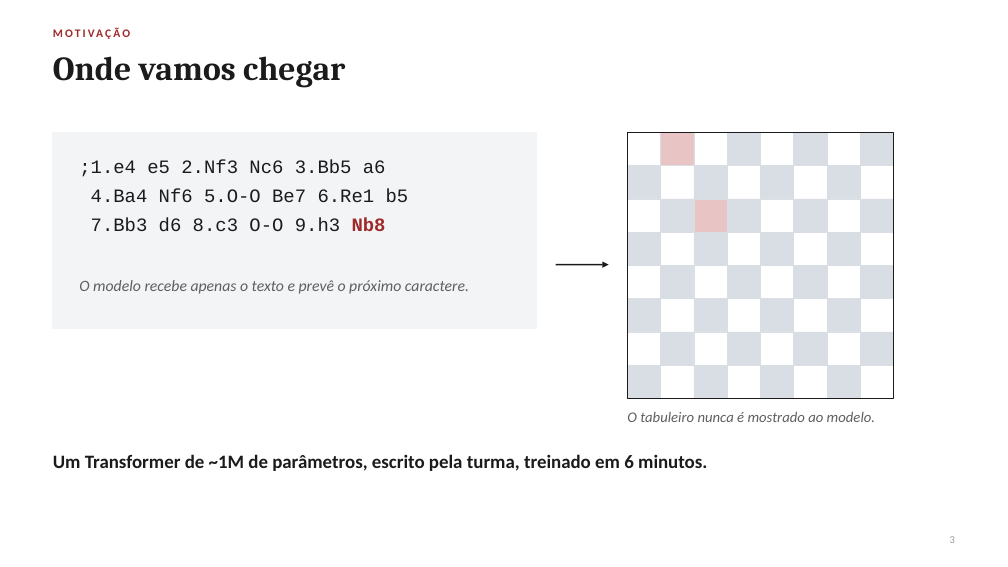
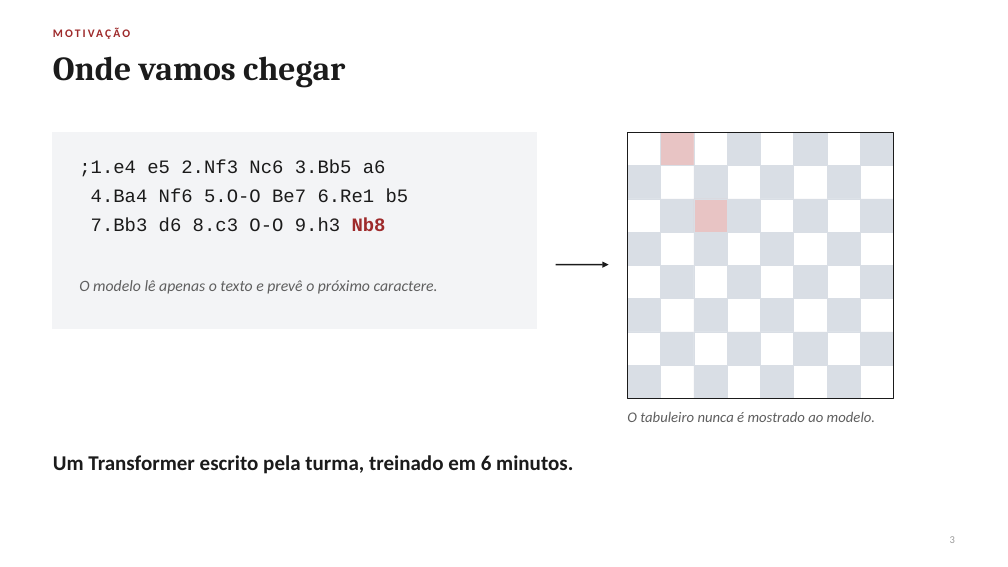
Before and after one commit to giovannibragasv/transformer-do-zero, a slide deck: slide 3 of slides/attention_workshop.pptx. Drawn at 1008x567 pixels with LibreOffice and Linux fonts; fonts in the diff are those of the drawing. Boxes give left, top, right and bottom in pixels: in the first picture for what was removed or moved away, otherwise in the second. Text is boxed around its words. In the diff, an @@ line names an element or a change of style, - is before the commit and + after.

Commit message:
Versão simplificada do workshop
Notebook com três exercícios (atenção, máscara causal e conexões residuais) e
textos mais curtos, sem a parte de matemática. Apresentação reduzida de 30
para 16 slides, só intuição, com uma única fórmula e o Transformer em um
diagrama.

```diff
--- a/slides/attention_workshop.pptx
+++ b/slides/attention_workshop.pptx
@@ text at (79,280,438,294): text changed @@
-O modelo recebe apenas o texto e prevê o próximo caractere.
+O modelo lê apenas o texto e prevê o próximo caractere.
@@ text at (53,455,573,474): text changed; size 18 to 20 pt @@
-Um Transformer de ~1M de parâmetros, escrito pela turma, treinado em 6 minutos.
+Um Transformer escrito pela turma, treinado em 6 minutos.
```
Also in this commit, not shown: 10 other slides changed, 5 slides added, 19 slides removed, 20 other files.
